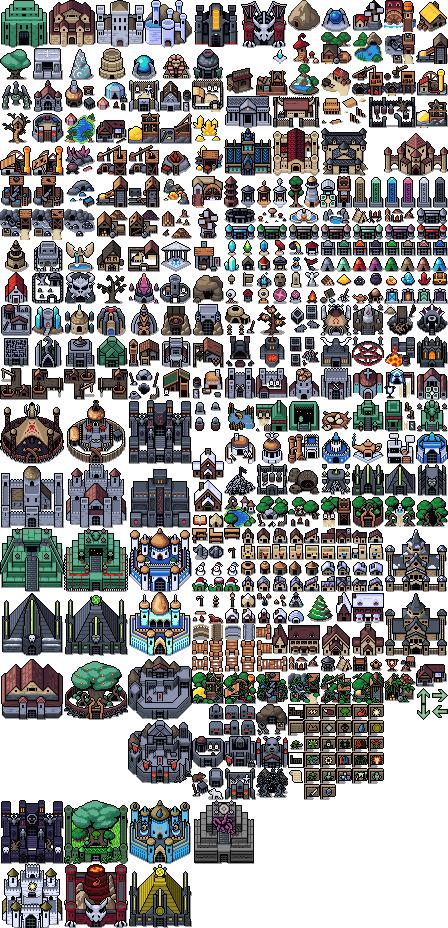
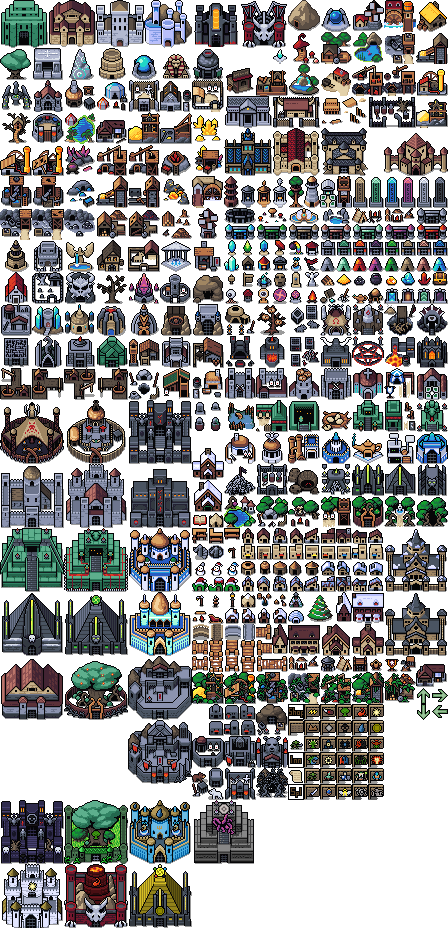
Layered file, before and after one edit (448×928). Changes by layer:
painted on "Layer" over [288, 784, 384, 800]